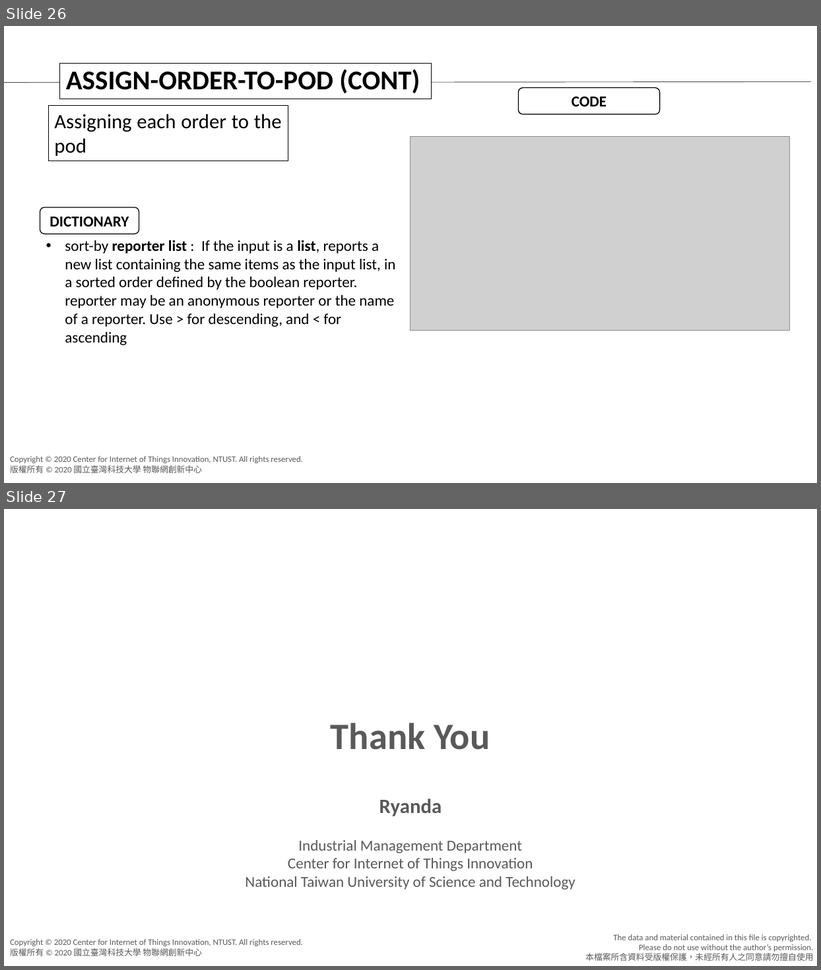
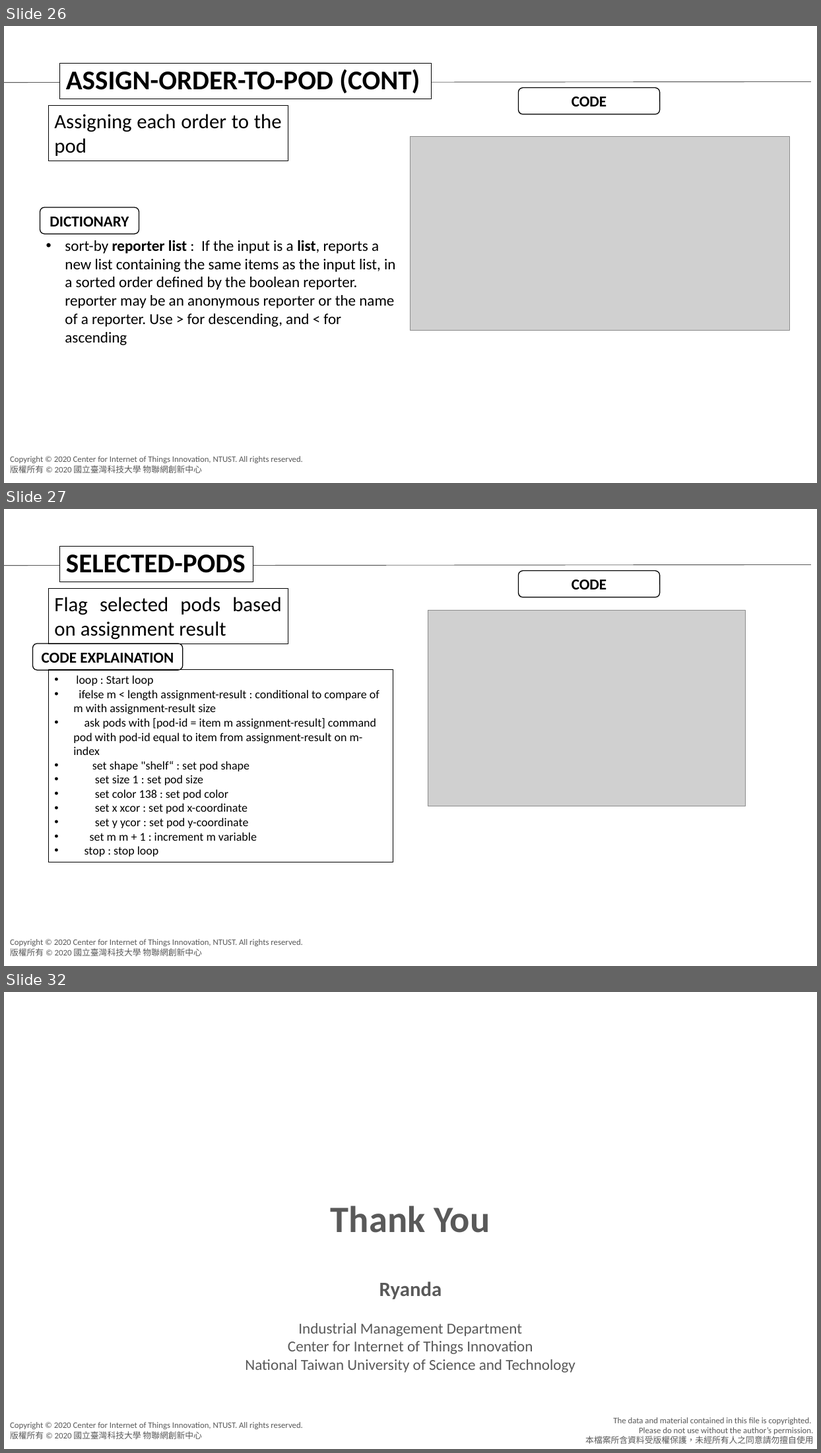
Before and after one commit to agnesyosephine/kiva, a slide deck: Tutorial/Code Learning-Ryanda.pptx. Shown one above the other, each under a label of ours: slides 26 and 27 before the commit, slides 26, 27 and 32 after it; the slides between them are not shown. The pictures are 821x970 and 821x1453 pixels, drawn with LibreOffice and Linux fonts; fonts in the diff are those of the drawing; grey boxes stand for pictures; background and template pictures are left out. Boxes give left, top, right and bottom in pixels: in the first picture for what was removed or moved away, otherwise in the second. Text is boxed around its words. In the diff, an @@ line names an element or a change of style, - is before the commit and + after.

```diff
--- a/Tutorial/Code Learning-Ryanda.pptx
+++ b/Tutorial/Code Learning-Ryanda.pptx
@@ slide 27 added at bbox=[4, 509, 817, 966], background #FFFFFF; not listed: 2 template elements that a slide beside it also shows @@
@@ rectangle added at bbox=[60, 546, 253, 582], fill #FFFFFF, outline #000000 0.75 pt, 32 pt, text #000000, bold @@
+SELECTED-PODS
@@ line added from (4, 566) to (811, 565), #000000 0.5 pt @@
@@ rounded rectangle added at bbox=[519, 570, 660, 597], fill #FFFFFF, outline #000000 1 pt, 18 pt, text #000000, bold @@
+CODE
@@ rectangle added at bbox=[48, 589, 288, 644], outline #000000 0.75 pt, 24 pt, text #000000 @@
+Flag selected pods based on assignment result
@@ picture added at bbox=[428, 610, 746, 806] @@
@@ rounded rectangle added at bbox=[32, 644, 183, 671], fill #FFFFFF, outline #000000 1 pt, 18 pt, text #000000, bold @@
+CODE EXPLAINATION
@@ rectangle added at bbox=[48, 669, 393, 862], outline #000000 0.75 pt, 14 pt, text #000000 @@
+• loop : Start loop
+• ifelse m < length assignment-result : conditional to compare of m with assignment-result size
+• ask pods with [pod-id = item m assignment-result] command pod with pod-id equal to item from assignment-result on m-index
+• set shape "shelf“ : set pod shape
+• set size 1 : set pod size
+• set color 138 : set pod color
+• set x xcor : set pod x-coordinate
+• set y ycor : set pod y-coordinate
+• set m m + 1 : increment m variable
+• stop : stop loop
@@ what was slide 27 is now slide 32 @@
```
Also in this commit, not shown: 4 other slides added.
